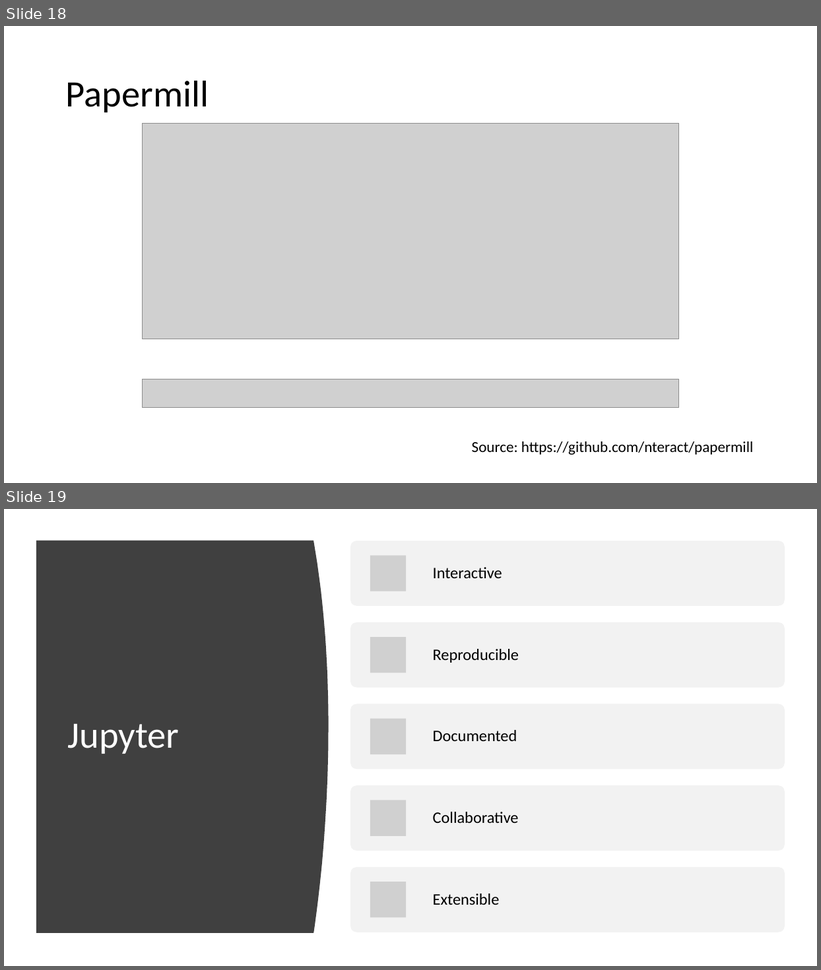
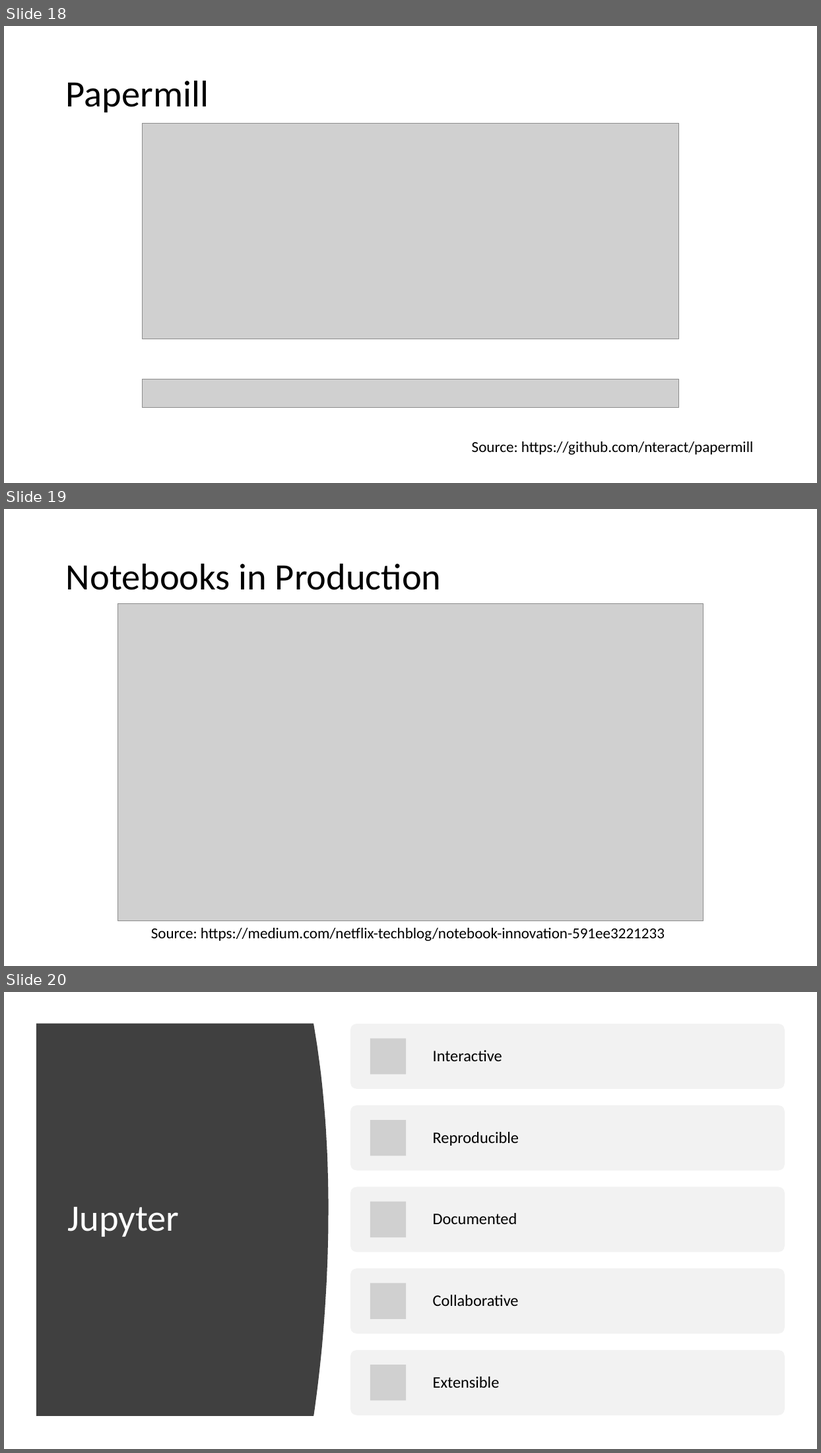
Before and after one commit to lqdev/Presentations, a slide deck: NYCNETDevs072019/slides/InteractiveProgrammingFSharp.pptx. Shown one above the other, each under a label of ours: slides 18 and 19 before the commit, slides 18, 19 and 20 after it. The pictures are 821x970 and 821x1453 pixels, drawn with LibreOffice and Linux fonts; fonts in the diff are those of the drawing; grey boxes stand for pictures. Boxes give left, top, right and bottom in pixels: in the first picture for what was removed or moved away, otherwise in the second. Text is boxed around its words. In the diff, an @@ line names an element or a change of style, - is before the commit and + after.

Commit message:
Added ppt

```diff
--- a/NYCNETDevs072019/slides/InteractiveProgrammingFSharp.pptx
+++ b/NYCNETDevs072019/slides/InteractiveProgrammingFSharp.pptx
@@ slide 19 added at [4, 509, 817, 966], background #FFFFFF @@
@@ title added at [66, 563, 442, 590], 44 pt, text #000000 @@
+Notebooks in Production
@@ picture added at [118, 604, 704, 921] @@
@@ text added at [151, 928, 665, 941], 18 pt, text #000000 @@
+Source: https://medium.com/netflix-techblog/notebook-innovation-591ee3221233
@@ what was slide 19 is now slide 20 @@
```
Also in this commit, not shown: 1 other file.
